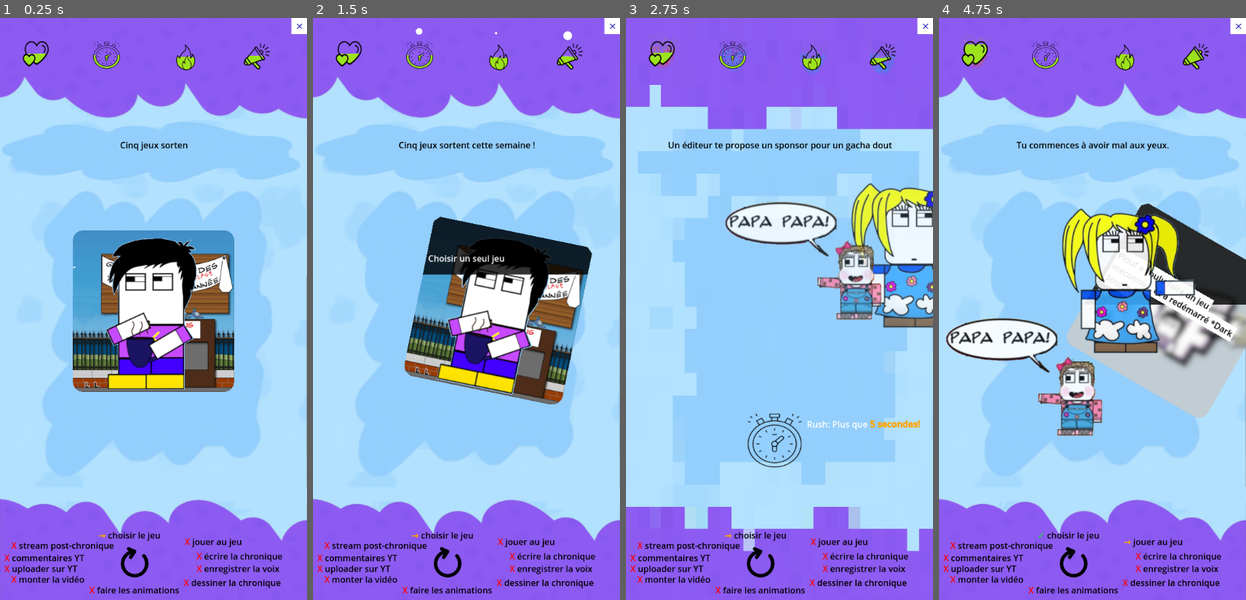
Above: before the commit, frames 1-4 (left to right).
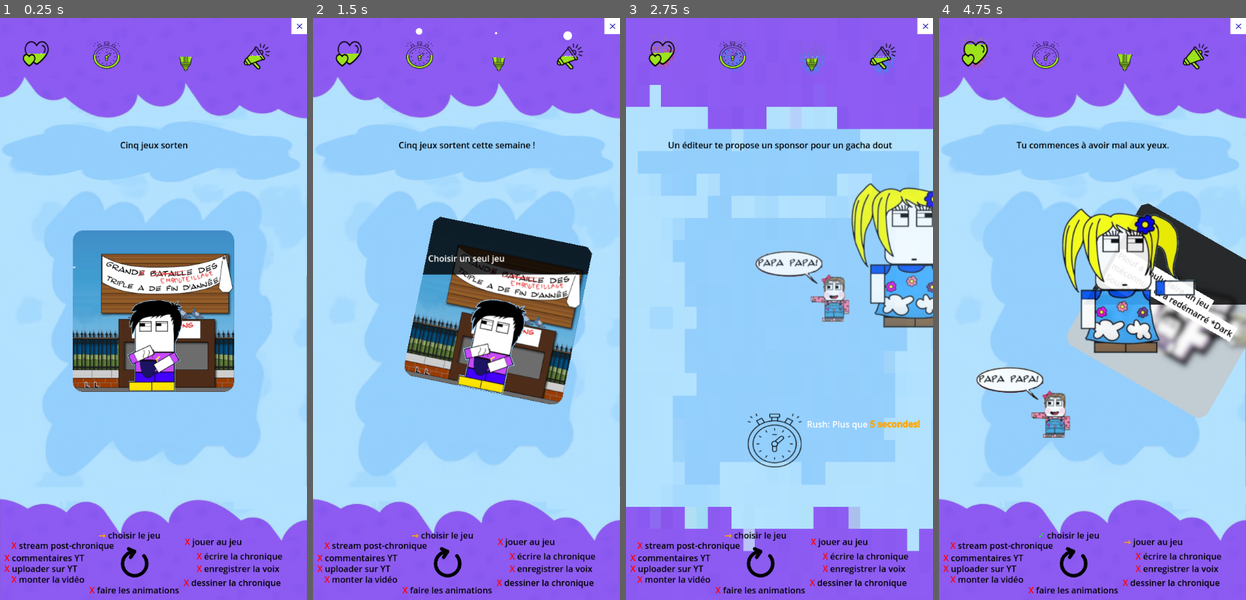
Above: after the commit, the same moments.

Repository: naparuba/plouf
Game: Godot game, scene res://Main.tscn
Two runs of this game, one before a commit and one after it. Both use one fixed random seed, a clock stepped at 60 frames per second and the inputs below.
Inputs (mouse positions are in pixels of both pictures, inside the frame that each line leads up to):
- Up to frame 1 (0.25 s): no input
- Up to frame 2 (1.5 s): tap Enter at 0.5 s; move the mouse to (534, 279) at 0.52 s; click (534, 279) at 0.67 s; tap Space at 1.25 s; drag from (405, 338) to (451, 425) at 1.27 s
- Up to frame 3 (2.75 s): move the mouse to (810, 180) at 2.02 s; click (810, 180) at 2.17 s
- Up to frame 4 (4.75 s): drag from (1077, 425) to (1000, 221) at 2.77 s; move the mouse to (1184, 396) at 3.52 s; click (1184, 396) at 3.67 s; drag from (1000, 221) to (1046, 163) at 4.27 s

The runs differ from the first frame. In frame 1, 5.6% of the frame differs, in the area x 8-88%, y 4-65%; in frame 2, 5.4%; in frame 3, 5.2%; in frame 4, 5.2%.

Commit message:
Enh: update images and fix issue on shader

Diff:
--- a/Main.tscn
+++ b/Main.tscn
@@ -10,11 +10,11 @@
 [ext_resource type="Texture2D" uid="uid://tqkt6aiddivf" path="res://images/vie_famille_full.png" id="4_frkv5"]
 [ext_resource type="Texture2D" uid="uid://cg1sjwafgdgmm" path="res://images/visibility_full.png" id="4_hmdp1"]
 [ext_resource type="Texture2D" uid="uid://cmf4jhvvtlu4v" path="res://images/chrono_full.png" id="4_k0u7c"]
-[ext_resource type="Texture2D" uid="uid://b1lvfe4qysbor" path="res://images/flow.png" id="5_m3b4r"]
 [ext_resource type="Texture2D" uid="uid://50n3gqg3gidh" path="res://images/flow_full.png" id="6_iyi2x"]
 [ext_resource type="Shader" path="res://shaders/b_fire.gdshader" id="7_2rojy"]
 [ext_resource type="Shader" path="res://shaders/progress.gdshader" id="7_w23tw"]
 [ext_resource type="Texture2D" uid="uid://qgvlw7vgkbw" path="res://images/perlin.png" id="8_5v6y7"]
+[ext_resource type="Texture2D" uid="uid://dopw8dqb8p3sp" path="res://images/flow_full_back.png" id="10_0kyyk"]
 [ext_resource type="PackedScene" uid="uid://dqd306sitp07o" path="res://CardDeck.tscn" id="11_dmsid"]
 [ext_resource type="Texture2D" uid="uid://baufukimmj7ar" path="res://images/circle.png" id="12_7j1ur"]
 [ext_resource type="Texture2D" uid="uid://d2lhpl3sw6pqc" path="res://images/on_ne_parle_pas_de_la_croix.png" id="14_k1278"]
@@ -85,7 +85,7 @@
 shader_parameter/particle_start_scale = Vector2(0.02, 0.02)
 shader_parameter/particle_end_scale = Vector2(0.01, 0.01)
 shader_parameter/particle_scale_randomness = 0.5
-shader_parameter/particle_amount = 20
+shader_parameter/particle_amount = 2
 shader_parameter/warning_threshold = 0.2
 shader_parameter/warning_color = Color(1, 0.3, 0.3, 1)
 shader_parameter/pulse_speed = 1.0
@@ -238,7 +238,7 @@
 [node name="ProgressSpriteBack" type="Sprite2D" parent="Flow"]
 position = Vector2(69, 45)
 scale = Vector2(0.5, 0.5)
-texture = ExtResource("5_m3b4r")
+texture = ExtResource("10_0kyyk")
 
 [node name="ProgressSprite" type="Sprite2D" parent="Flow"]
 material = SubResource("ShaderMaterial_kee6s")
--- a/project.godot
+++ b/project.godot
@@ -13,7 +13,7 @@
 config/name="Plouf"
 run/main_scene="res://Main.tscn"
 config/features=PackedStringArray("4.3", "GL Compatibility")
-config/icon="res://icon.svg"
+config/icon="res://images/icon.png"
 
 [display]
 
--- a/shaders/progress.gdshader
+++ b/shaders/progress.gdshader
@@ -63,7 +63,7 @@
     vec2 uv = UV;
 
     // Sample the mask texture or use default (fully visible) if not provided
-    float mask = texture(mask_texture, uv).r;
+    float mask = texture(mask_texture, uv).a;
     vec4 mask_color = texture(mask_texture, uv);
 
     // Calculate wave offset
@@ -113,6 +113,7 @@
     // Apply warning color to non-black areas (preserve contours)
     if ((length(final_color.rgb) > 0.1) && (is_under_progress)) { // Threshold to preserve black/dark areas
         final_color = mix(final_color, warning_color, warning_factor * 0.7); // 0.7 controls intensity
+		final_color.a = mask_color.a;
     }
 
     COLOR = final_color;
Binary file changed: images/EDITOR.png
Binary file changed: images/PLOUFMAN.png
Binary file changed: images/PLOUF_COLERE.png
Binary file changed: images/PLOUF_DARK.png
Binary file changed: images/PLOUF_FATIGUE.png
Binary file changed: images/PLOUF_FILLE.png
Binary file changed: images/PLOUF_HESITE.png
Binary file changed: images/PLOUF_PUBG.png
Binary file changed: images/PLOUF_SALE.png
Binary file changed: images/PSEUDO.png
Binary file changed: images/flow.png
Binary file changed: images/flow_full.png
(and 2 more such lines)
